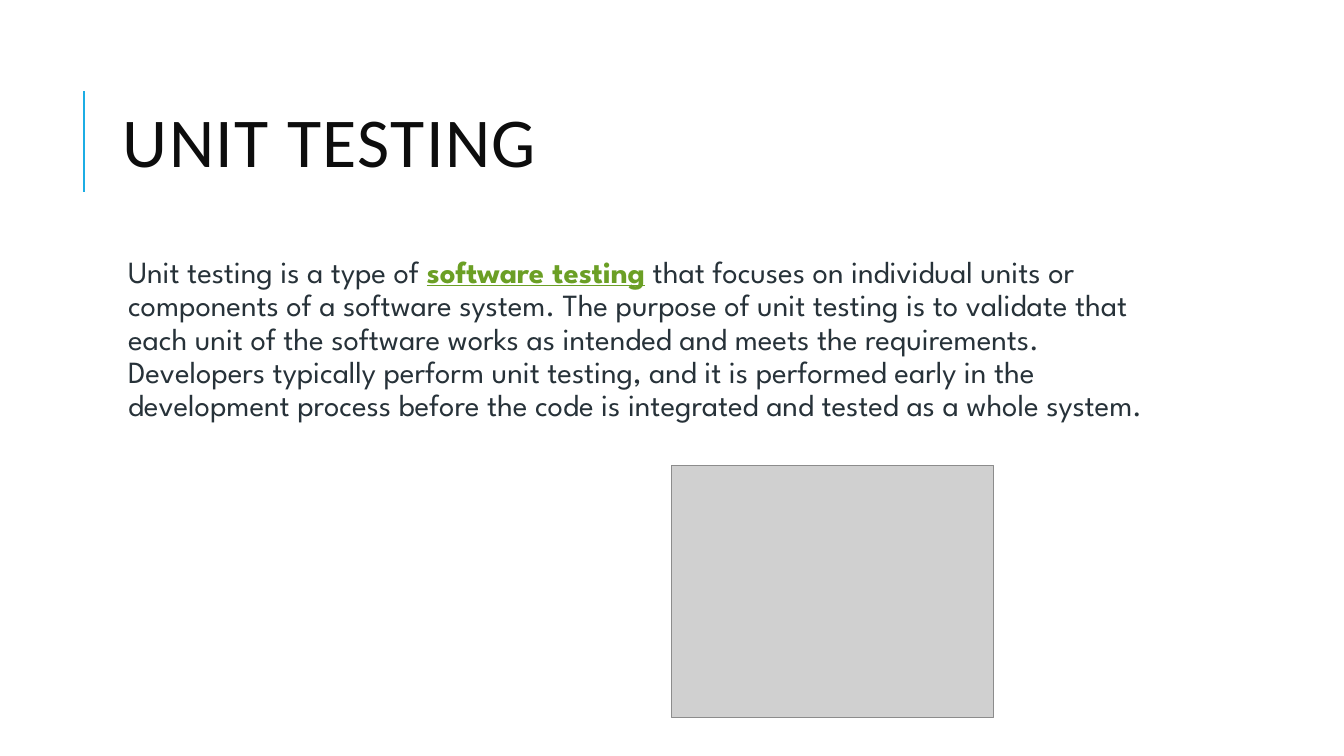
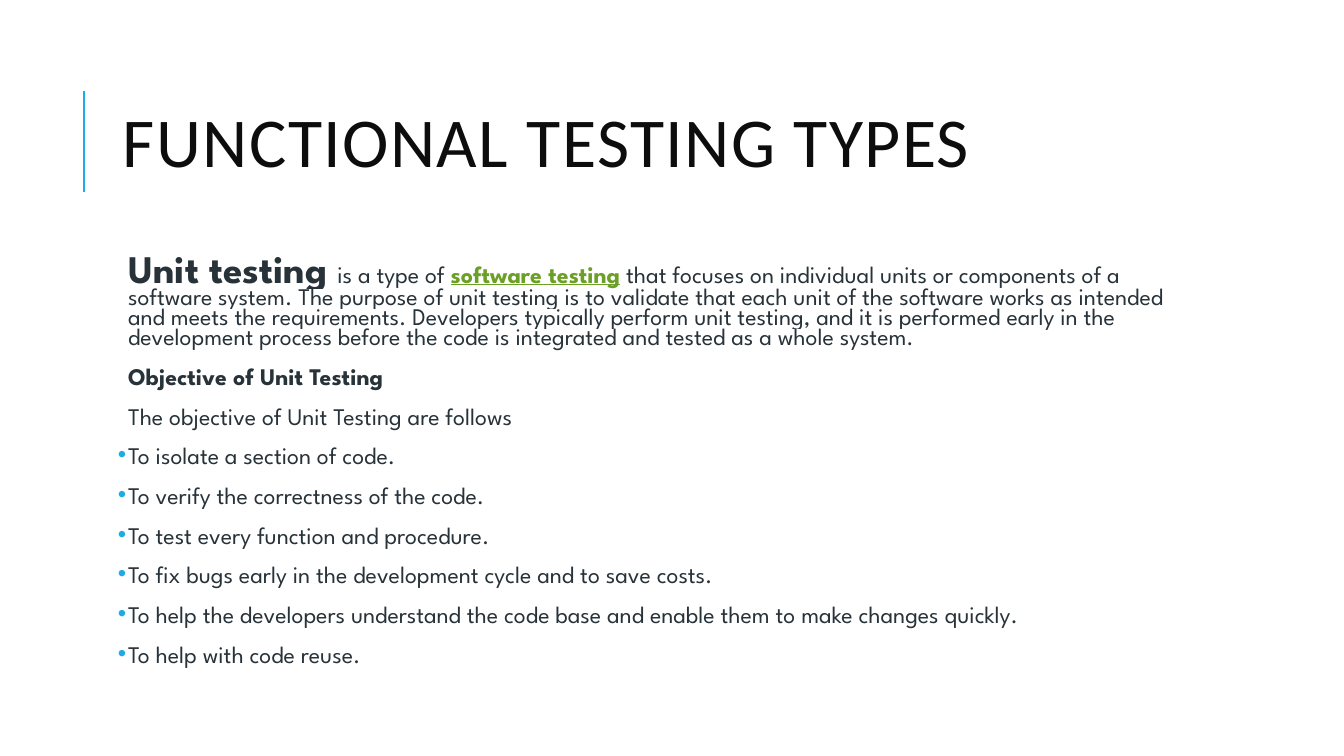
Before and after one commit to skandhwa/GroSkillIT-Batch1, a slide deck: slide 40 of class2.pptx (slide 33 before the commit). Drawn at 1344x756 pixels with LibreOffice and Linux fonts; fonts in the diff are those of the drawing; grey boxes stand for pictures. Boxes give left, top, right and bottom in pixels: in the first picture for what was removed or moved away, otherwise in the second. Text is boxed around its words. In the diff, an @@ line names an element or a change of style, - is before the commit and + after.

```diff
--- a/class2.pptx
+++ b/class2.pptx
@@ title at [123,121,969,168]: text changed @@
-UNIT TESTING
+FUNCTIONAL TESTING TYPES
@@ text at [128,257,1164,350]: size 22 to 27.9 pt, bold on in "Unit testing"; size 22 to 17.1 pt in "is a type of software testing that ..."; line spacing 0.9 to 0.7 @@
@@ text at [128,368,1018,668]: paragraphs added @@
+  Objective of Unit Testing
+  The objective of Unit Testing are follows
+• To isolate a section of code.
+• To verify the correctness of the code.
+• To test every function and procedure.
+• To fix bugs early in the development cycle and to save costs.
+• To help the developers understand the code base and enable them to make changes quickly.
+• To help with code reuse.
@@ picture removed at [673,465,994,718] @@
```
Also in this commit, not shown: 16 slides added.
